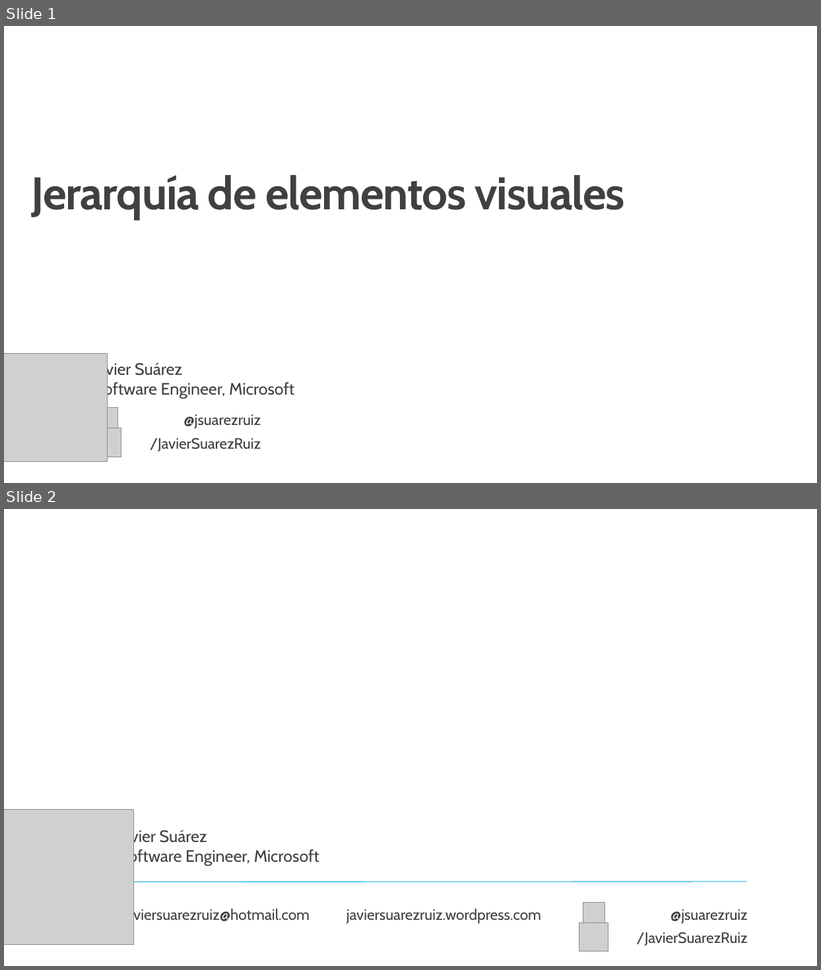
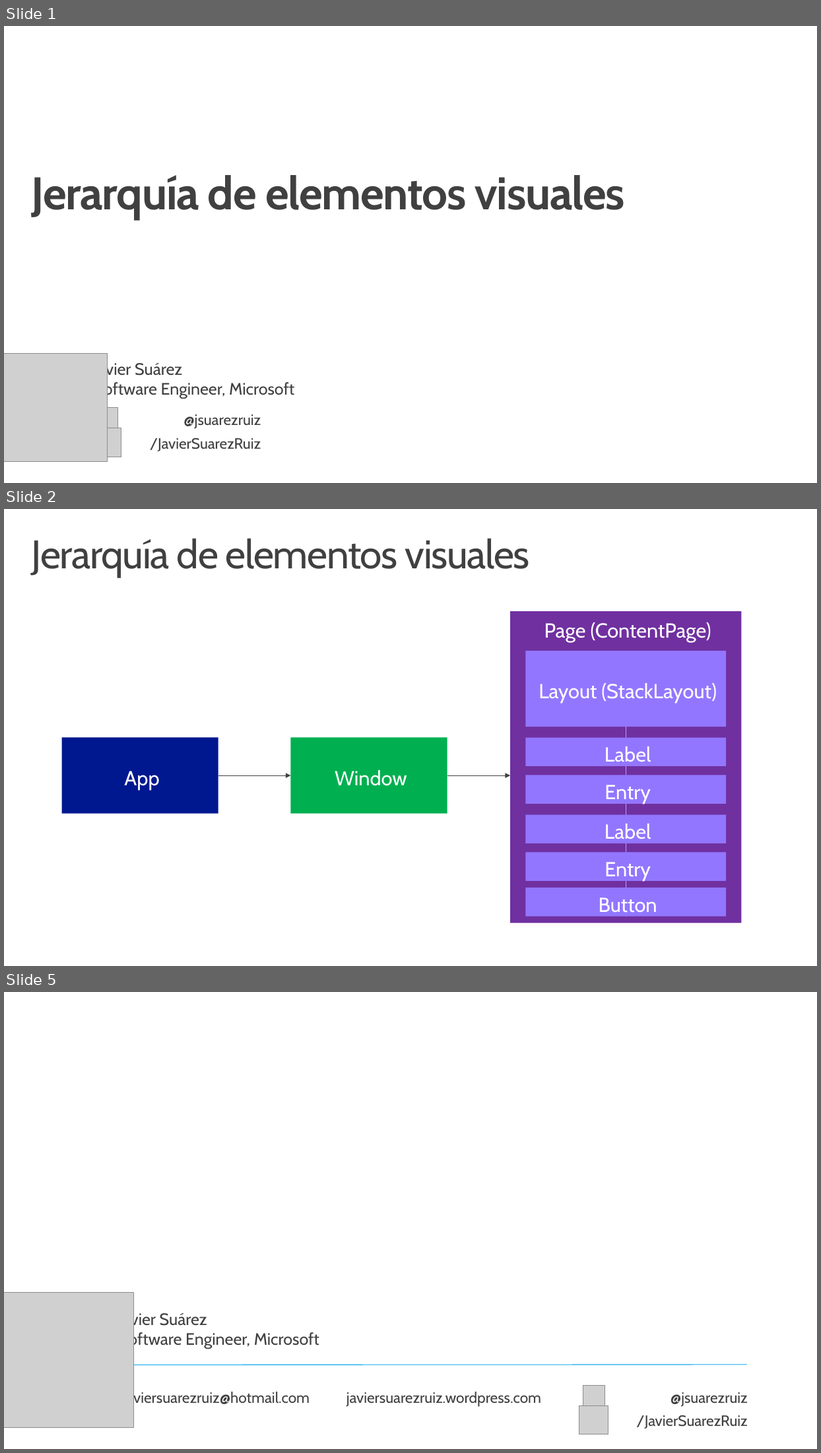
Before and after one commit to jsuarezruiz/taller-dotnet-maui, a slide deck: Bloque 4 - Creación de la UI/Taller14 - Jerarquía de elementos visuales.pptx. Shown one above the other, each under a label of ours: slides 1 and 2 before the commit, slides 1, 2 and 5 after it; the slides between them are not shown. The pictures are 821x970 and 821x1453 pixels, drawn with LibreOffice and Linux fonts; fonts in the diff are those of the drawing; grey boxes stand for pictures; background and template pictures are left out. Boxes give left, top, right and bottom in pixels: in the first picture for what was removed or moved away, otherwise in the second. Text is boxed around its words. In the diff, an @@ line names an element or a change of style, - is before the commit and + after.

Commit message:
Updated slides

```diff
--- a/Bloque 4 - Creación de la UI/Taller14 - Jerarquía de elementos visuales.pptx
+++ b/Bloque 4 - Creación de la UI/Taller14 - Jerarquía de elementos visuales.pptx
@@ slide 2 added at [4, 509, 817, 966], background #FFFFFF @@
@@ title added at [32, 538, 530, 577], 47 pt, text #404040 @@
+Jerarquía de elementos visuales
@@ rectangle added at [510, 611, 741, 923], fill #7030A0, 24 pt, text #FFFFFF @@
+Page (ContentPage)
@@ rectangle added at [525, 651, 726, 727], fill #9377FF, 24 pt, text #FFFFFF @@
+Layout (StackLayout)
@@ rectangle added at [62, 738, 218, 814], fill #00188F, 24 pt, text #FFFFFF @@
+App
@@ rectangle added at [290, 738, 448, 814], fill #00B050, 24 pt, text #FFFFFF @@
+Window
@@ rectangle added at [525, 738, 726, 766], fill #9377FF, 24 pt, text #FFFFFF @@
+Label
@@ line added from (626, 727) to (626, 916), #B4A0FF 0.75 pt @@
@@ arrow added from (218, 776) to (290, 776), #404040 0.75 pt @@
@@ arrow added from (448, 776) to (510, 776), #404040 0.75 pt @@
@@ rectangle added at [525, 776, 726, 804], fill #9377FF, 24 pt, text #FFFFFF @@
+Entry
@@ rectangle added at [525, 815, 726, 844], fill #9377FF, 24 pt, text #FFFFFF @@
+Label
@@ rectangle added at [525, 852, 726, 881], fill #9377FF, 24 pt, text #FFFFFF @@
+Entry
@@ rectangle added at [525, 888, 726, 916], fill #9377FF, 24 pt, text #FFFFFF @@
+Button
@@ what was slide 2 is now slide 5 @@
```
Also in this commit, not shown: 2 other slides added.
